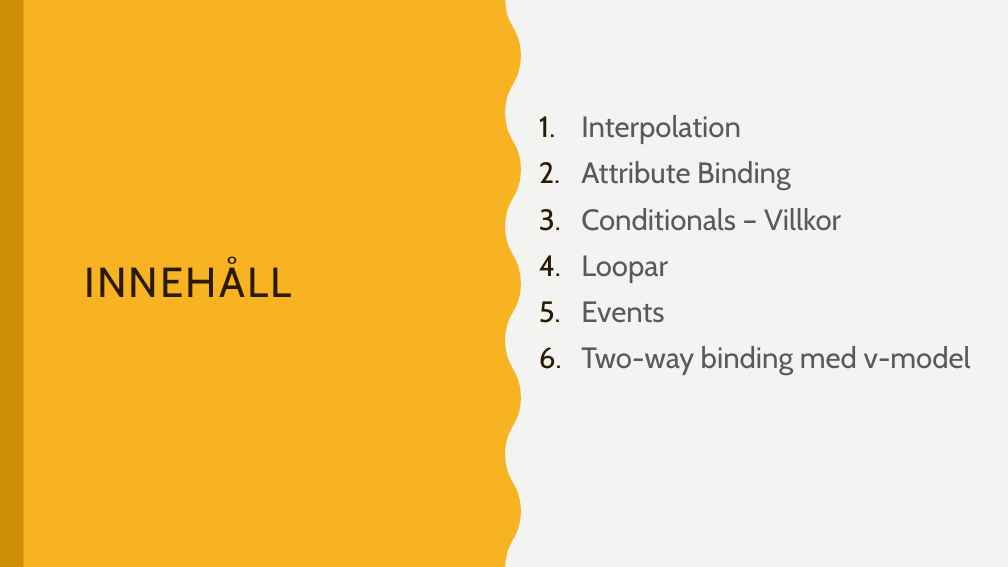
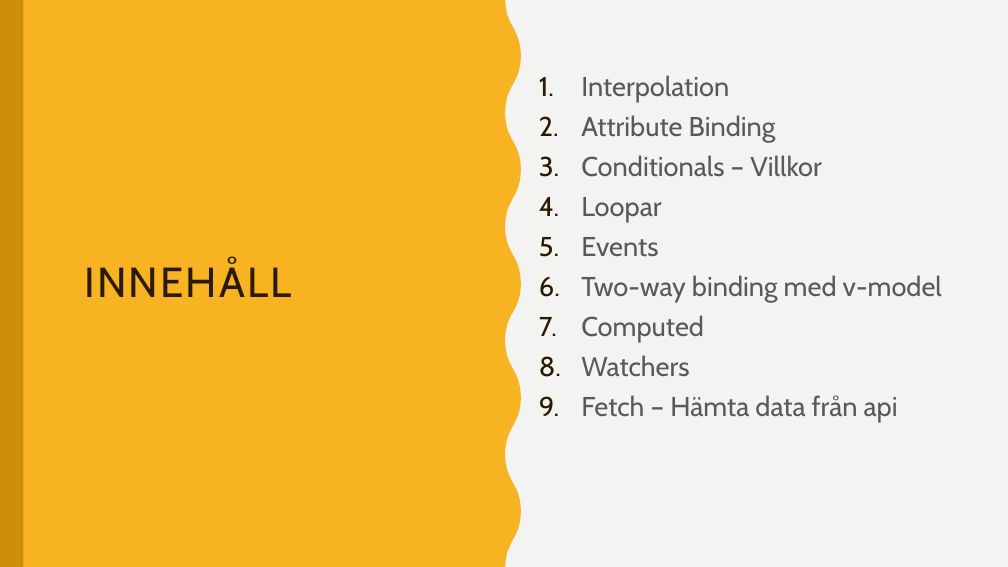
Before and after one commit to abbjetmus/programmering-produktion, a slide deck: slide 3 of 4. Vue/Vue.pptx. Drawn at 1008x567 pixels with LibreOffice and Linux fonts; fonts in the diff are those of the drawing. Boxes give left, top, right and bottom in pixels: in the first picture for what was removed or moved away, otherwise in the second. Text is boxed around its words. In the diff, an @@ line names an element or a change of style, - is before the commit and + after.

```diff
--- a/4. Vue/Vue.pptx
+++ b/4. Vue/Vue.pptx
@@ text at (581,75,942,302): size 28 to 25.9 pt in "Interpolation", "Attribute Binding", "Conditionals – Villkor", "Loopar" and 2 more places; line spacing 1.1 to 1 @@
@@ text at (581,315,898,422): paragraphs added @@
+7. Computed
+8. Watchers
+9. Fetch – Hämta data från api
```
Also in this commit, not shown: 3 slides added, 2 other files.
